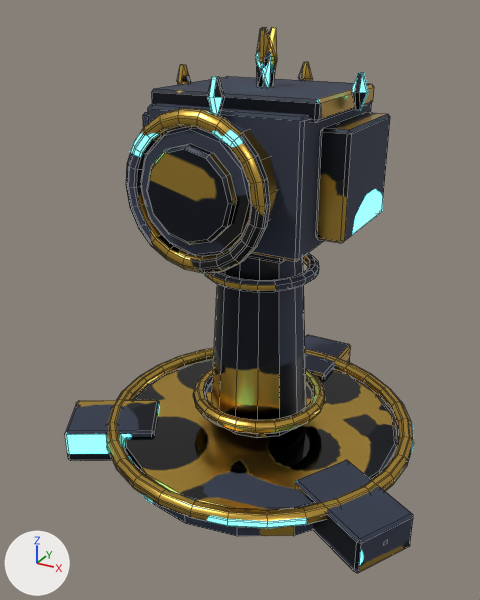
An edit to the Blender file Assets/Models/Enemies/HexTurret/HexTurret.blend, drawn before and after from the same camera.
Rendered twice from a 50 mm camera at (0.957, -1.886, 1.519) aimed at (-0.061, -0.035, 0.594). Every picture has the same lights, and +X, +Y and +Z are marked at lower left. The first picture is the older version. Mesh edges are drawn as thin lines.

In view in the first picture: 'HexTurret'.
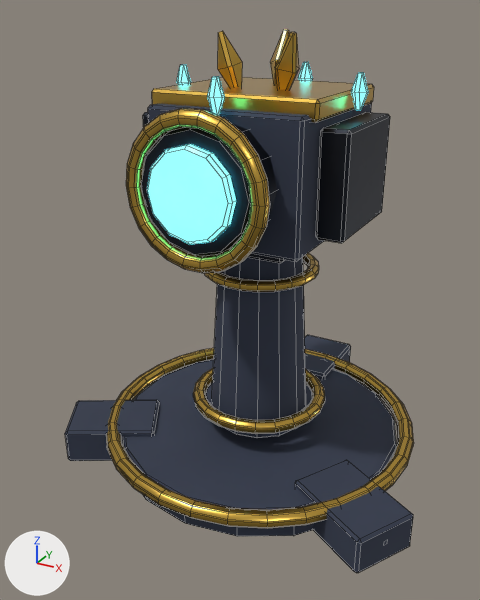
The change, as a diff of the scene's bpy script:
```diff
--- a/Assets/Models/Enemies/HexTurret/HexTurret.blend.py
+++ b/Assets/Models/Enemies/HexTurret/HexTurret.blend.py
@@ me_hexturret @@
 # used by ob_hexturret; location = (0.0, 0.0, 0.0)
-me_hexturret.from_pydata(...)  # 2076 vertices, 2056 faces; spans x -0.657..0.657, y -0.563..0.7, z 0.0..1.467
+me_hexturret.from_pydata(...)  # 2076 vertices, 2056 faces; spans x -0.657..0.657, y -0.563..0.7, z 0.0..1.457
+# me_hexturret part 1: the loose piece of 16 vertices spanning x -0.033..0.033, y -0.012..0.052, z 1.293..1.467 is multiplied about its middle by the matrix ((0.0, -1.096, -0.273), (1.086, -0.075, 0.302), (-0.311, -0.263, 1.054)), then moved by (0.0, 0.11, -0.02)
+# me_hexturret part 2: 32 of 2076 vertices moved; they spanned x -0.031..0.031, y -0.012..0.052, z 1.293..1.467 and now span x -0.131..0.131, y -0.071..0.001, z 1.263..1.457; mean shift (0.0, -0.055, -0.02); largest move (0.021, 0.039, 1.464) -> (-0.128, -0.046, 1.454)
+# me_hexturret part 3: texture (UV) coordinates of 1903 of 2056 faces, centred in x -0.655..0.655, y -0.563..0.7, z 0.0..1.465, changed; they spanned u 0.0..1.0, v 0.0..0.99 and now span u 0.0..0.99, v 0.0..1.0
 me_hexturret.materials.append(mat_hexturret)
```

What differs and where, as boxes (x1, y1, x2, y2) in the pictures (480 x 600 px; the box of a moved part takes in the faces that stretch with it):
'HexTurret', reshaped, surface changed
    before: (65, 27, 414, 573)
    after: (65, 30, 414, 573)
part 1 of me_hexturret, moved or reshaped
    before: (257, 27, 277, 86)
    after: (270, 30, 290, 84)
part 2 of me_hexturret, moved or reshaped
    before: (256, 27, 277, 87)
    after: (218, 31, 299, 90)
part 3 of me_hexturret, surface changed
    both: (65, 47, 414, 573)
